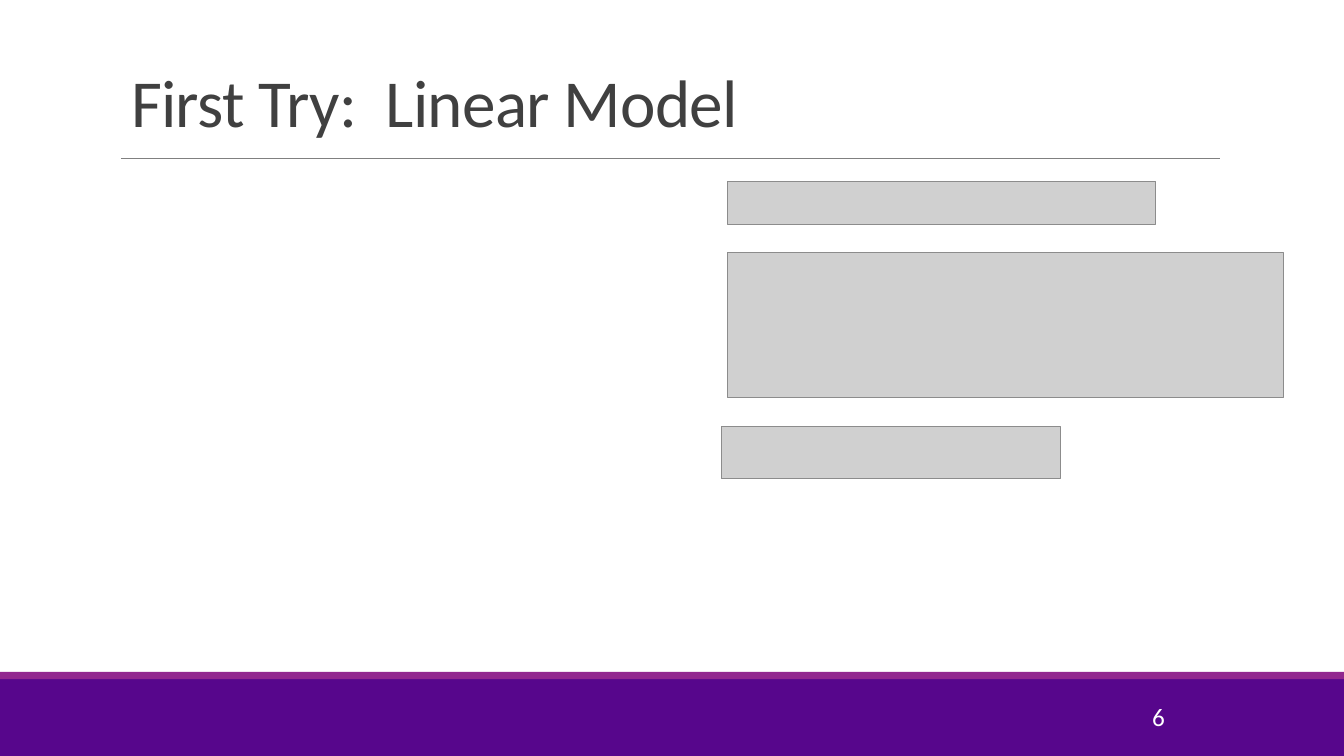
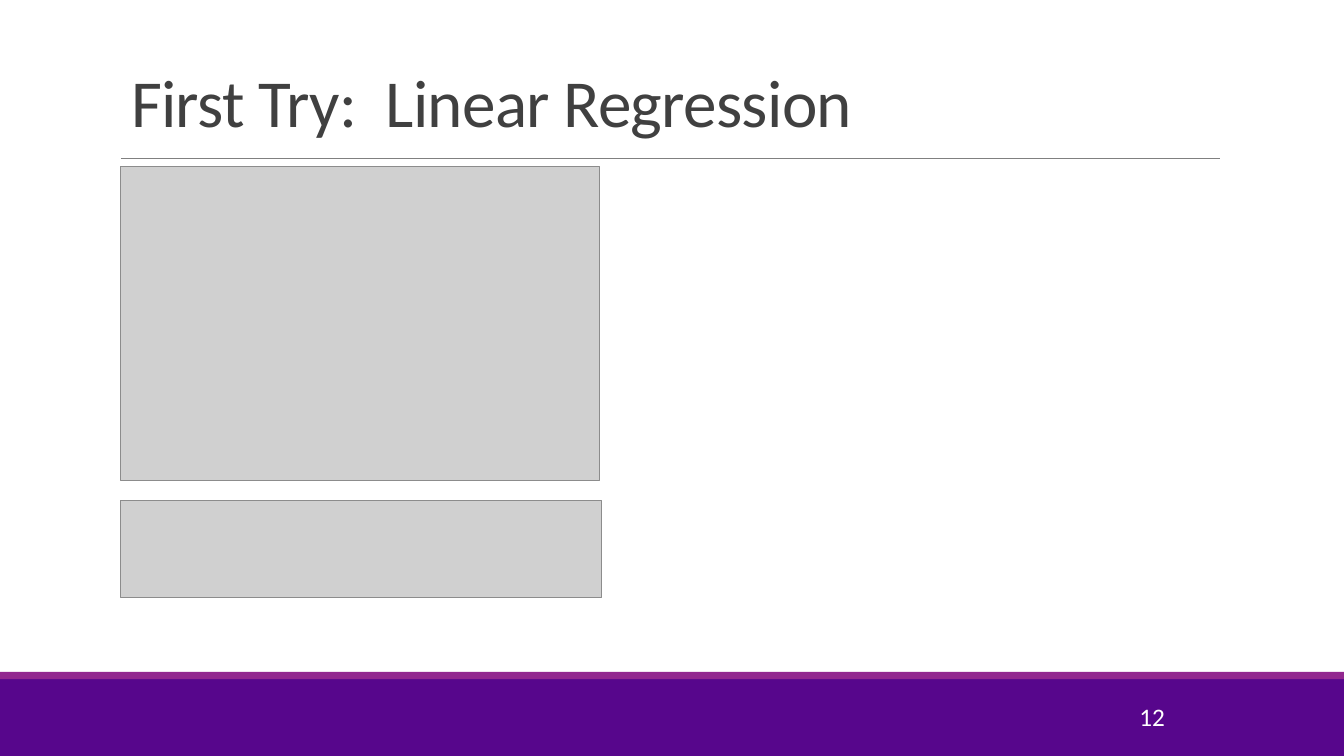
Before and after one commit to sdrangan/introml, a slide deck: slide 12 of lectures/Lect05_Lasso.pptx (slide 6 before the commit). Drawn at 1344x756 pixels with LibreOffice and Linux fonts; fonts in the diff are those of the drawing; grey boxes stand for pictures; background and template pictures are left out. Boxes give left, top, right and bottom in pixels: in the first picture for what was removed or moved away, otherwise in the second. Text is boxed around its words. In the diff, an @@ line names an element or a change of style, - is before the commit and + after.

```diff
--- a/lectures/Lect05_Lasso.pptx
+++ b/lectures/Lect05_Lasso.pptx
@@ title at [131,81,852,139]: text changed @@
-First Try: Linear Model
+First Try: Linear Regression
@@ picture added at [121,166,600,480] @@
@@ picture removed at [728,181,1156,225] @@
@@ picture removed at [728,253,1284,397] @@
@@ picture removed at [721,426,1060,479] @@
@@ picture added at [121,501,602,599] @@
@@ page number at [1139,709,1165,726]: text changed @@
-6
+12
```
Also in this commit, not shown: 3 other slides changed, 12 slides added, 4 slides removed, 4 other files.
